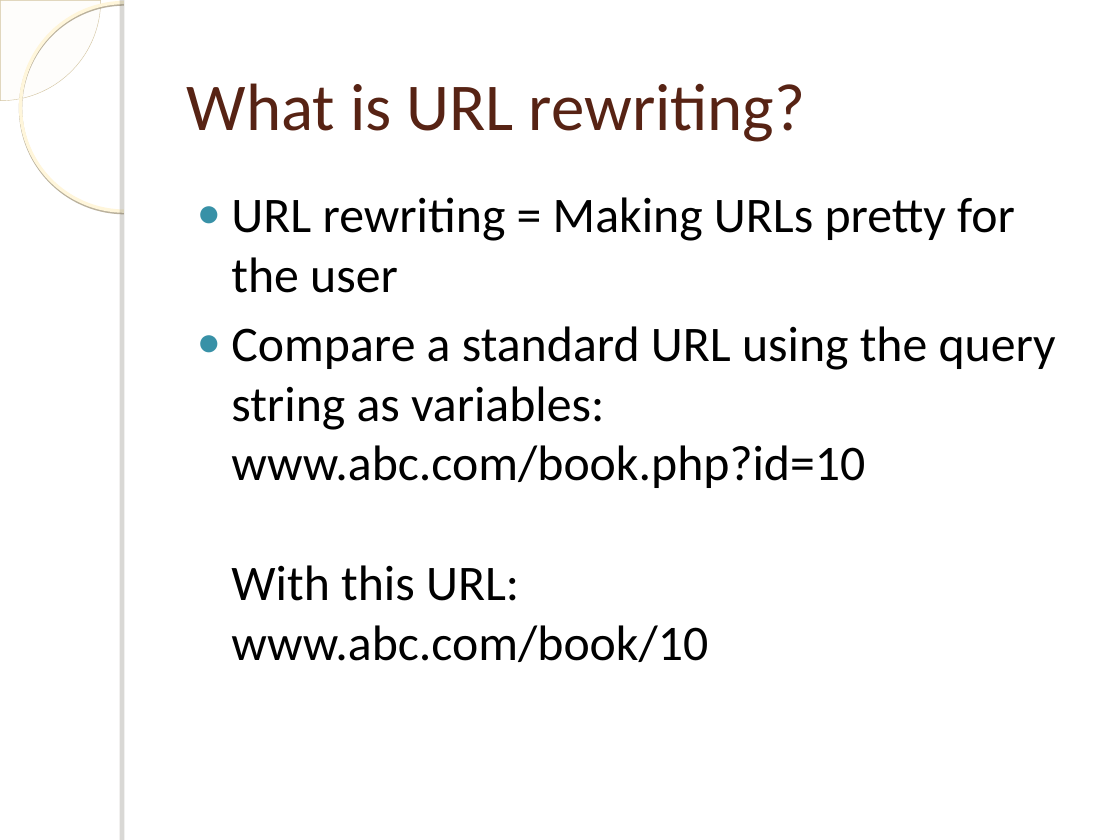
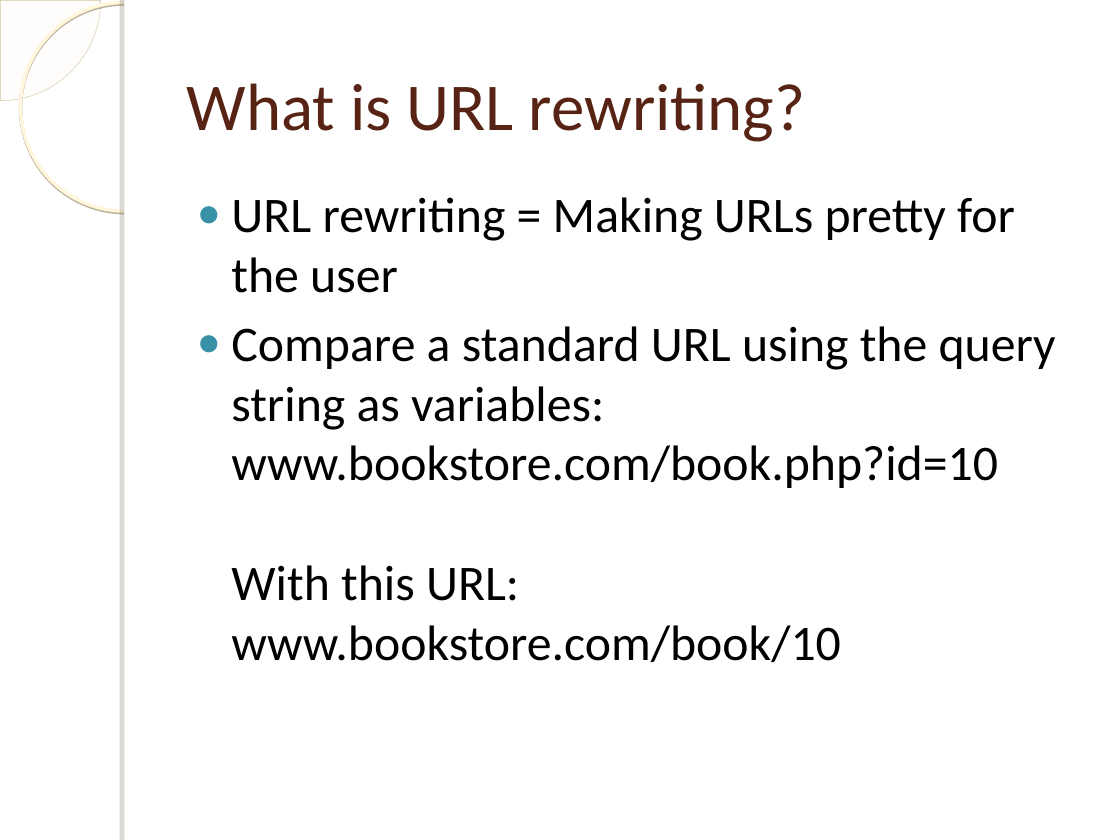
Before and after one commit to jokeofweek/Rewrite, a slide deck: slide 2 of URL Rewriting.ppt. Drawn at 1120x840 pixels with LibreOffice and Linux fonts; fonts in the diff are those of the drawing; background and template pictures are left out. Boxes give left, top, right and bottom in pixels: in the first picture for what was removed or moved away, otherwise in the second. Text is boxed around its words. In the diff, an @@ line names an element or a change of style, - is before the commit and + after.

Commit message:
Fixed typo.

```diff
--- a/URL Rewriting.ppt
+++ b/URL Rewriting.ppt
@@ text at box(231, 326, 1056, 662): text changed @@
-● Compare a standard URL using the query string as variables:
-  www.abc.com/book.php?id=10
-  With this URL:
-  www.abc.com/book/10
+● Compare a standard URL using the query string as variables:
+  www.bookstore.com/book.php?id=10
+  With this URL:
+  www.bookstore.com/book/10
```
